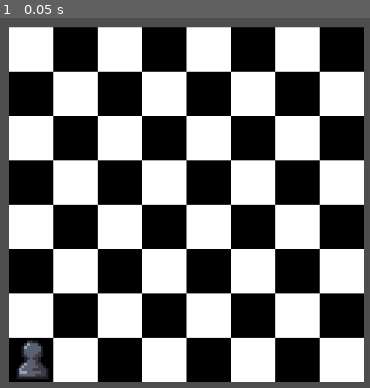
Above: before the commit, frame 1.
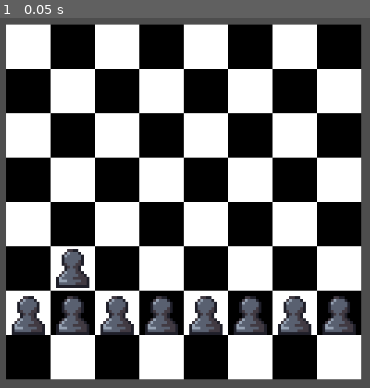
Above: after the commit, the same moment.

Repository: DanuNanu/DeckMate
Game: Godot game, scene res://deck_mate.tscn
Same seed, same stepped clock (60 frames per second), same inputs: the game is played once before the commit and once after it.
Inputs:
- Up to frame 1 (0.05 s): no input

The runs differ from the first frame. In frame 1, 22% of the frame differs, in the area x 1-99%, y 1-99%.

Commit message:
added pawn pieces; logic for multiple piece handling; blocking when piece in front; hashmap to track tile occupation

Diff:
--- a/deck_mate.tscn
+++ b/deck_mate.tscn
@@ -2,22 +2,53 @@
 
 [ext_resource type="PackedScene" uid="uid://c7g7o7xku154v" path="res://scenes/tile_map.tscn" id="1_alym6"]
 [ext_resource type="Script" path="res://scripts/board.gd" id="1_i676r"]
-[ext_resource type="PackedScene" uid="uid://cibvo78jlyp21" path="res://scenes/dummypiece.tscn" id="3_mxgh8"]
+[ext_resource type="PackedScene" uid="uid://b7q3nq7ocivfp" path="res://scenes/black_pawn.tscn" id="3_wqiw7"]
 
 [node name="DeckMate" type="Node2D"]
 script = ExtResource("1_i676r")
 
 [node name="TileMap" parent="." instance=ExtResource("1_alym6")]
-position = Vector2(1, 0)
-
-[node name="Area2D" parent="." instance=ExtResource("3_mxgh8")]
-position = Vector2(9, 119)
+position = Vector2(0, -1)
 
 [node name="Camera2D" type="Camera2D" parent="."]
 position = Vector2(65, 65)
 zoom = Vector2(4, 4)
 
+[node name="black_pawn8" parent="." instance=ExtResource("3_wqiw7")]
+position = Vector2(24, 86)
+position_on_grid = Vector2i(1, 5)
+
+[node name="black_pawn7" parent="." instance=ExtResource("3_wqiw7")]
+position = Vector2(120, 103)
+position_on_grid = Vector2i(7, 6)
+
+[node name="black_pawn6" parent="." instance=ExtResource("3_wqiw7")]
+position = Vector2(104, 103)
+position_on_grid = Vector2i(6, 6)
+
+[node name="black_pawn5" parent="." instance=ExtResource("3_wqiw7")]
+position = Vector2(88, 103)
+position_on_grid = Vector2i(5, 6)
+
+[node name="black_pawn4" parent="." instance=ExtResource("3_wqiw7")]
+position = Vector2(72, 103)
+position_on_grid = Vector2i(4, 6)
+
+[node name="black_pawn3" parent="." instance=ExtResource("3_wqiw7")]
+position = Vector2(56, 103)
+position_on_grid = Vector2i(3, 6)
+
+[node name="black_pawn2" parent="." instance=ExtResource("3_wqiw7")]
+position = Vector2(40, 103)
+position_on_grid = Vector2i(2, 6)
+
+[node name="Black_pawn" parent="." instance=ExtResource("3_wqiw7")]
+position = Vector2(8, 103)
+position_on_grid = Vector2i(0, 6)
+
+[node name="black_pawn" parent="." instance=ExtResource("3_wqiw7")]
+position = Vector2(24, 103)
+position_on_grid = Vector2i(1, 6)
+
 [connection signal="ready" from="TileMap" to="." method="_on_tile_map_ready"]
 [connection signal="ready" from="TileMap" to="TileMap" method="_on_ready"]
-[connection signal="mouse_entered" from="Area2D" to="Area2D" method="_on_mouse_entered"]
-[connection signal="mouse_exited" from="Area2D" to="Area2D" method="_on_mouse_exited"]
--- a/project.godot
+++ b/project.godot
@@ -15,10 +15,6 @@
 config/features=PackedStringArray("4.3", "Forward Plus")
 config/icon="res://icon.svg"
 
-[display]
-
-mouse_cursor/custom_image="res://assets/cursor.png"
-
 [input]
 
 Left_Button={
--- /dev/null
+++ b/scenes/abstracted_piece.tscn
@@ -0,0 +1,14 @@
+[gd_scene load_steps=2 format=3 uid="uid://b0ie848gmofrl"]
+
+[ext_resource type="Script" path="res://scripts/abstracted_piece.gd" id="1_klyyv"]
+
+[node name="piece" type="Area2D"]
+script = ExtResource("1_klyyv")
+
+[node name="Sprite2D2" type="Sprite2D" parent="."]
+
+[node name="CollisionShape2D2" type="CollisionShape2D" parent="."]
+
+[connection signal="input_event" from="." to="." method="_on_input_event"]
+[connection signal="mouse_entered" from="." to="." method="_on_mouse_entered"]
+[connection signal="mouse_exited" from="." to="." method="_on_mouse_exited"]
--- /dev/null
+++ b/scenes/black_pawn.tscn
@@ -0,0 +1,20 @@
+[gd_scene load_steps=5 format=3 uid="uid://b7q3nq7ocivfp"]
+
+[ext_resource type="PackedScene" uid="uid://b0ie848gmofrl" path="res://scenes/abstracted_piece.tscn" id="1_k7dd5"]
+[ext_resource type="Script" path="res://scripts/black_pawn.gd" id="2_txl4y"]
+[ext_resource type="Texture2D" uid="uid://l6sbtn523i4b" path="res://assets/BlackPieces.png" id="3_rj654"]
+
+[sub_resource type="RectangleShape2D" id="RectangleShape2D_3nqbe"]
+size = Vector2(12, 12)
+
+[node name="black_pawn" instance=ExtResource("1_k7dd5")]
+script = ExtResource("2_txl4y")
+position_on_grid = Vector2i(0, 0)
+
+[node name="Sprite2D2" parent="." index="0"]
+texture = ExtResource("3_rj654")
+region_enabled = true
+region_rect = Rect2(0, 0, 16, 16)
+
+[node name="CollisionShape2D2" parent="." index="1"]
+shape = SubResource("RectangleShape2D_3nqbe")
--- /dev/null
+++ b/scripts/abstracted_piece.gd
@@ -0,0 +1,76 @@
+extends Area2D
+
+var is_selected = false
+var position_on_grid = Vector2i.ZERO
+var is_hovered = false
+var just_moved = false
+enum Piece_type {PAWN, ROOK, KNIGHT, BISHOP, QUEEN, KING}
+enum Piece_colour {WHITE = 0, BLACK = -1}
+var piece_type
+var colour
+const TILE_SIZE = 16
+@onready var le_sprite: Sprite2D = $Area2D/Sprite2D
+@onready var collision_shape_2d: CollisionShape2D = $Area2D/CollisionShape2D
+
+signal piece_selected(Area2D)
+
+@onready var tilemap: TileMap = get_parent().get_node("TileMap")
+
+
+
+
+
+#function to check if mouse is hovering around piece
+func _on_mouse_entered() -> void:
+	is_hovered = true
+	print("one")
+
+#func for when mouse is not hovering around piece
+func _on_mouse_exited() -> void:
+	is_hovered = false
+	print("zero")
+
+# setter to set selected to false
+func _unselect() -> void:
+	is_selected = false
+
+#setter to set selected to trye
+func _select() -> void:
+	is_selected = true
+
+#getter for piece_tupe
+func _get_piece_type() -> int:
+	return piece_type
+
+#setter for piece_type
+func _set_piece_type(type: int):
+	piece_type = type
+
+#getter for piece colour
+func get_colour()->int:
+	return colour
+
+#setter for piece colour
+func set_colour(color: int):
+	colour = color
+
+#setter for intial position
+func intial_pos_setter(pos: Vector2i) -> void:
+	position_on_grid = pos
+
+
+#function to handle input handling for mouse clicks
+func _input_event(viewport: Node, event: InputEvent, shape_idx: int) -> void:
+	if just_moved:
+		just_moved = false
+		return
+	if is_hovered and event is InputEventMouseButton:
+		if not is_selected:
+			var mouse_event := event as InputEventMouseButton
+			if mouse_event.button_index== MOUSE_BUTTON_LEFT and mouse_event.pressed:
+				is_selected = true
+				emit_signal("piece_selected", self)
+				print("pawn selected at tile: ", position_on_grid)
+
+
+#abstract try_to_move function for abstracted piece
--- /dev/null
+++ b/scripts/black_pawn.gd
@@ -0,0 +1,101 @@
+extends Area2D
+
+var is_selected = false
+@export var position_on_grid = Vector2i.ZERO
+var is_hovered = false
+var just_moved = false
+enum Piece_type {PAWN, ROOK, KNIGHT, BISHOP, QUEEN, KING}
+enum Piece_colour {WHITE = 0, BLACK = -1}
+var piece_type
+var colour
+const TILE_SIZE = 16
+@onready var le_sprite: Sprite2D = $Area2D/Sprite2D
+@onready var collision_shape_2d: CollisionShape2D = $Area2D/CollisionShape2D
+
+signal piece_selected(Area2D)
+
+@onready var tilemap: TileMap = get_parent().get_node("TileMap")
+
+
+
+
+
+#function to check if mouse is hovering around piece
+func _on_mouse_entered() -> void:
+	is_hovered = true
+	print("one")
+
+#func for when mouse is not hovering around piece
+func _on_mouse_exited() -> void:
+	is_hovered = false
+	print("zero")
+
+# setter to set selected to false
+func _unselect() -> void:
+	is_selected = false
+
+#setter to set selected to trye
+func _select() -> void:
+	is_selected = true
+
+#getter for piece_tupe
+func _get_piece_type() -> int:
+	return piece_type
+
+#setter for piece_type
+func _set_piece_type(type: int):
+	piece_type = type
+
+#getter for piece colour
+func get_colour()->int:
+	return colour
+
+#setter for piece colour
+func set_colour(color: int):
+	colour = color
+
+#setter for intial position
+func intial_pos_setter(pos: Vector2i) -> void:
+	position_on_grid = pos
+
+func get_pos()->Vector2i:
+	return position_on_grid
+
+
+#function to handle input handling for mouse clicks
+func _input_event(viewport: Node, event: InputEvent, shape_idx: int) -> void:
+	if just_moved:
+		just_moved = false
+		return
+	if is_hovered and event is InputEventMouseButton:
+		if not is_selected:
+			var mouse_event := event as InputEventMouseButton
+			if mouse_event.button_index== MOUSE_BUTTON_LEFT and mouse_event.pressed:
+				is_selected = true
+				emit_signal("piece_selected", self)
+				print("black pawn selected at tile: ", position_on_grid)
+
+func _ready() -> void:
+	_set_piece_type(Piece_type.PAWN)
+	set_colour(Piece_colour.BLACK)
+
+func try_move_to(target_tile: Vector2i, tile_pos: Vector2)-> bool:
+	var dx = target_tile.x - position_on_grid.x
+	var dy = target_tile.y - position_on_grid.y
+	var direction = -1 if colour == Piece_colour.BLACK else 1
+	if is_selected and dx == 0 and dy == direction:
+		just_moved = true
+		position_on_grid = target_tile
+		global_position = tile_pos
+		print("Moved black pawn to ", position_on_grid, " (world position: ", global_position, ")")
+		return true
+	else:
+		print("Invalid move")
+		return false
+
+
+#todo:
+#tidy up code
+#implement moving diagnolly during takeovers
+#implement hashmap for tile tracking
+#implement en passant
--- a/scripts/board.gd
+++ b/scripts/board.gd
@@ -2,24 +2,50 @@
 
 @onready var tilemap := $TileMap
 var selected_piece = null
-
+enum states{UNOCCUPIED = 0, OCCUPIED = 1}
+var occupied = {}
+#handles collison properly for when black pieces block
+#need to fix so that when white pieces it takes over piece
 func _unhandled_input(event):
 	if event is InputEventMouseButton and event.button_index == MOUSE_BUTTON_LEFT and event.pressed:
 		var grid_pos = tilemap.local_to_map(tilemap.get_global_mouse_position())
 		print("Clicked tile at: ", grid_pos)
 
-		if selected_piece and selected_piece.is_selected:
+		if selected_piece and selected_piece.is_selected and occupied[grid_pos] == null:
 			var grid2 = Vector2i(grid_pos.x, grid_pos.y)
-			selected_piece.try_move_to(grid2, tilemap.map_to_local(grid2))
+			var previous_pos = selected_piece.get_pos()
+			var checker = selected_piece.try_move_to(grid2, tilemap.map_to_local(grid2))
 			selected_piece._unselect()
+			if checker:
+				occupied[selected_piece.get_pos()]= selected_piece
+				occupied[previous_pos] = null
 			selected_piece = null
 		else:
+			if selected_piece:
+				selected_piece._unselect()
 			selected_piece = null
 
 func _on_piece_selected(piece: Area2D):
+	if selected_piece and selected_piece != piece:
+		selected_piece._unselect()
 	selected_piece = piece
+	selected_piece._select()
 
 func _ready() -> void:
+	for x in range(7):
+		for y in range(7):
+			occupied[Vector2i(x,y)] = null
 	for child in get_children():
 		if child.has_signal("piece_selected"):
 			child.connect("piece_selected", Callable(self, "_on_piece_selected"))
+			var kid := child as Area2D
+			var temp = child.get_pos()
+			occupied[temp] = child
+
+#todo
+#logic for taking over pieces
+#logic for promotion
+#logic for en passant
+#logic for black and white turn wise
+#create stack to count points
+#next step to create a white pawn and then implement taking over
--- a/scripts/dummy.gd
+++ b/scripts/dummy.gd
@@ -2,7 +2,7 @@
 
 # === Configuration ===
 const TILE_SIZE := 16  # Make sure this matches your TileMap's cell size
-var position_on_grid: Vector2i = Vector2i(0, 7)  # Initial tile coordinates (not pixels)
+var position_on_grid: Vector2i = Vector2i(1, 6)  # Initial tile coordinates (not pixels)
 var is_selected = false
 var is_hovered:bool = false
 var just_moved:bool = false
@@ -38,9 +38,7 @@
 		position_on_grid = target_tile
 		global_position = tile_pos
 		print("Moved to ", position_on_grid, " (world position: ", global_position, ")")
-		is_selected = false
 	else:
-		is_selected = false
 		print("Invalid move")
 
 func _on_mouse_entered() -> void:
@@ -57,3 +55,6 @@
 	is_selected = false
 	if not is_selected:
 		print("meow 2")
+
+func _select() -> void:
+	is_selected = true
Not shown, changed: .DS_Store
